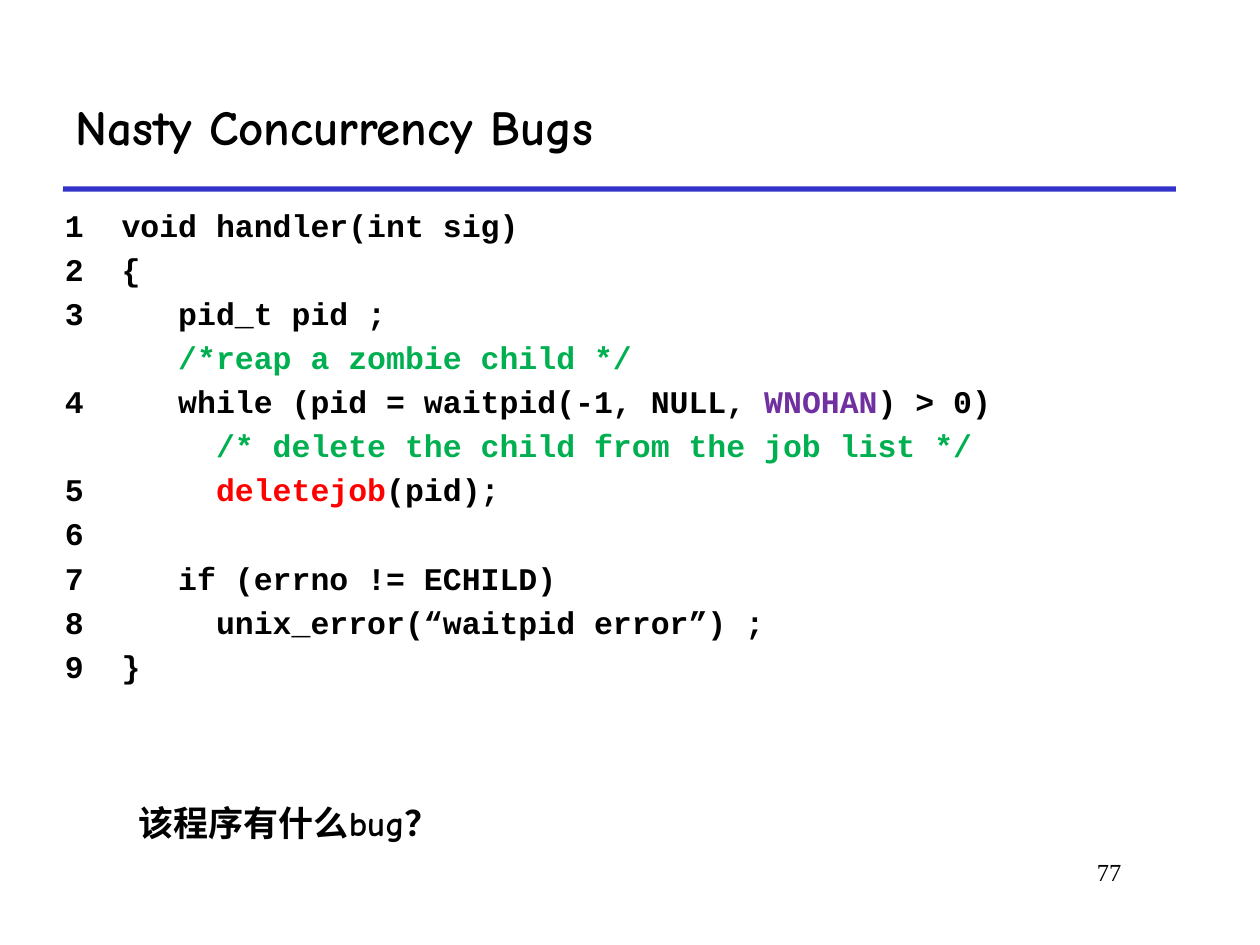
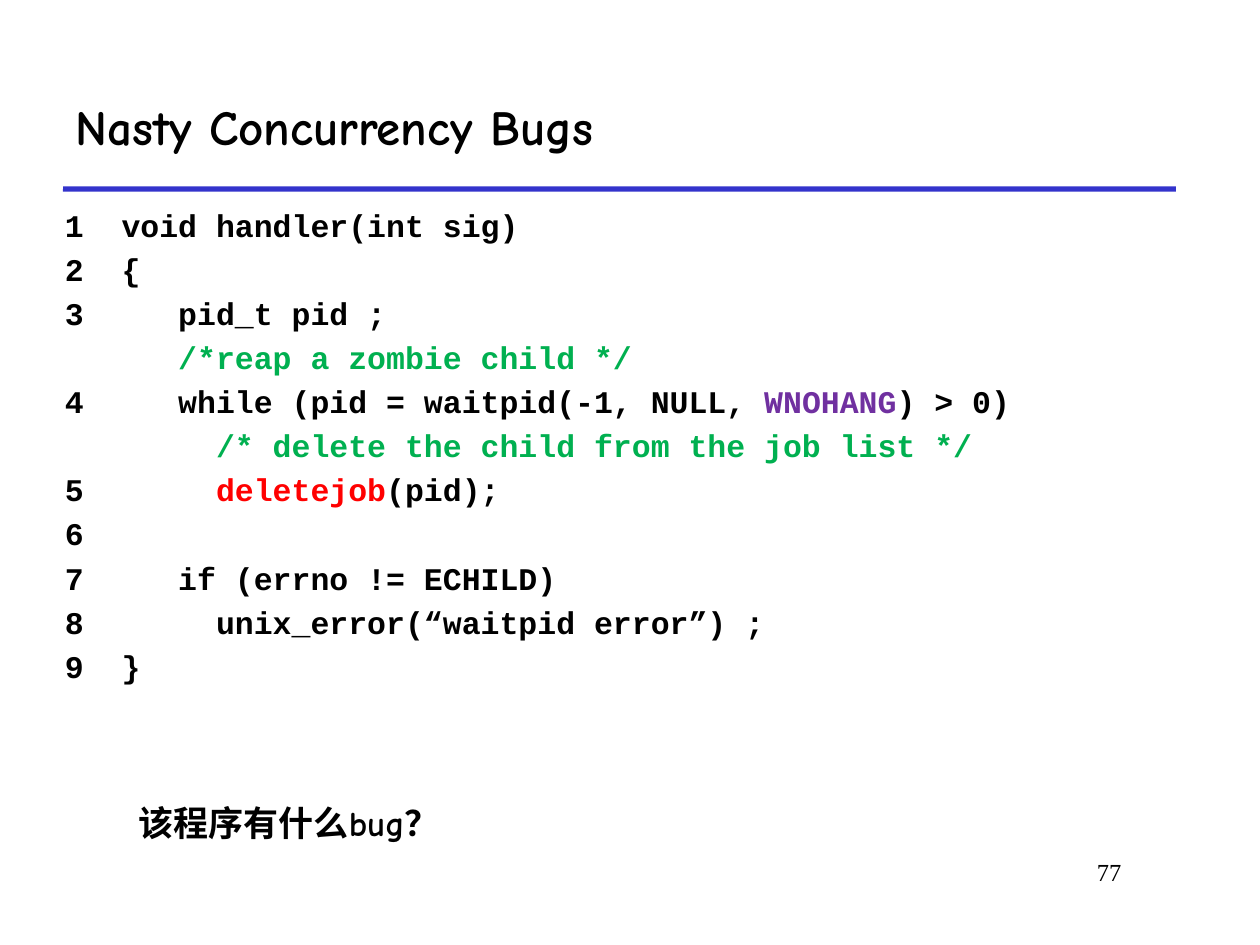
Before and after one commit to functionx37/Homework-in-RUC, a slide deck: slide 77 of Foundations of Computer Systems II/Coursewares/4-signal.pptx. Drawn at 1260x945 pixels with LibreOffice and Linux fonts; fonts in the diff are those of the drawing. Boxes give left, top, right and bottom in pixels: in the first picture for what was removed or moved away, otherwise in the second. Text is boxed around its words. In the diff, an @@ line names an element or a change of style, - is before the commit and + after.

```diff
--- a/Foundations of Computer Systems II/Coursewares/4-signal.pptx
+++ b/Foundations of Computer Systems II/Coursewares/4-signal.pptx
@@ text at bbox=[178, 390, 1010, 420]: text changed @@
-4 while (pid = waitpid(-1, NULL, WNOHAN) > 0)
+4 while (pid = waitpid(-1, NULL, WNOHANG) > 0)
```
Also in this commit, not shown: 12 other slides changed, 32 other files.
